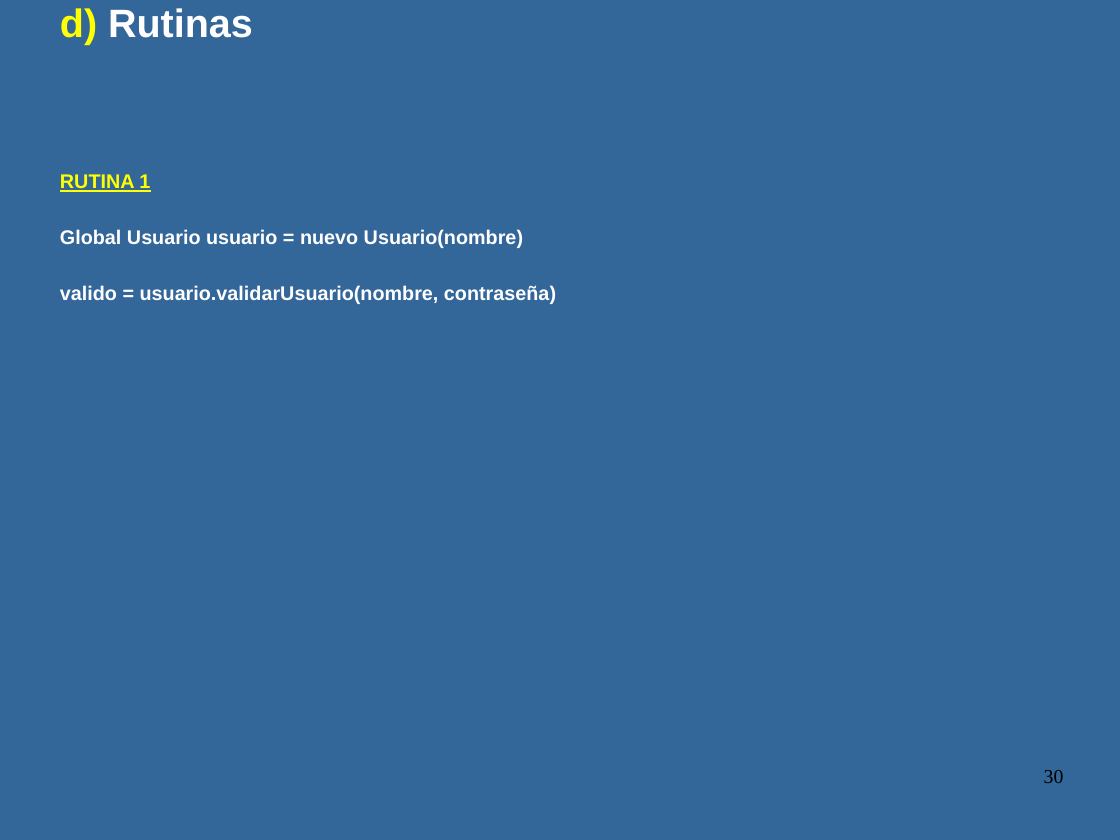
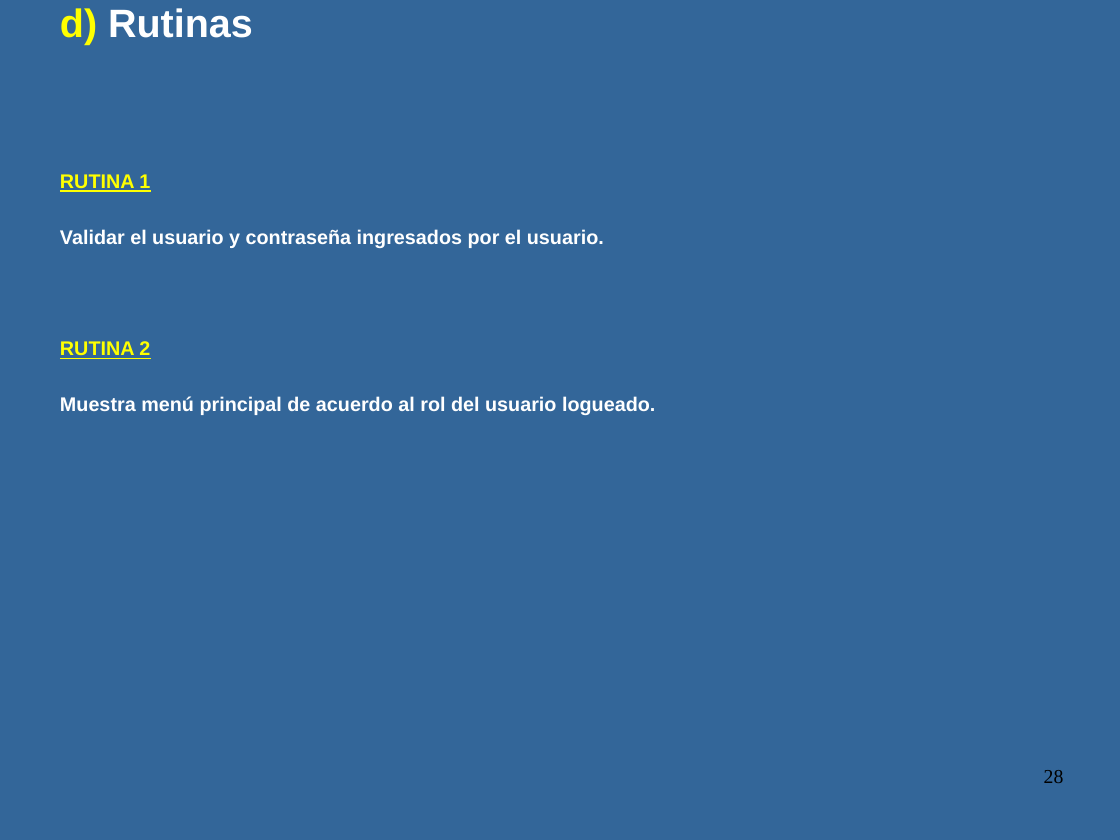
Before and after one commit to luismagarinos/Material-de-estudio-2023---MOO, a slide deck: slide 28 of Proyecto de Sistema 2023.ppt (slide 30 before the commit). Drawn at 1120x840 pixels with LibreOffice and Linux fonts; fonts in the diff are those of the drawing. Boxes give left, top, right and bottom in pixels: in the first picture for what was removed or moved away, otherwise in the second. Text is boxed around its words. In the diff, an @@ line names an element or a change of style, - is before the commit and + after.

```diff
--- a/Proyecto de Sistema 2023.ppt
+++ b/Proyecto de Sistema 2023.ppt
@@ text at (x1=60, y1=229, x2=655, y2=415): text changed @@
-        Global Usuario usuario = nuevo Usuario(nombre)
-        valido = usuario.validarUsuario(nombre, contraseña)
+        Validar el usuario y contraseña ingresados por el usuario.
+        RUTINA 2
+        Muestra menú principal de acuerdo al rol del usuario logueado.
@@ page number at (x1=1044, y1=770, x2=1064, y2=783): text changed @@
-30
+28
```
Also in this commit, not shown: 3 other slides changed, 2 slides removed, 2 other files.
